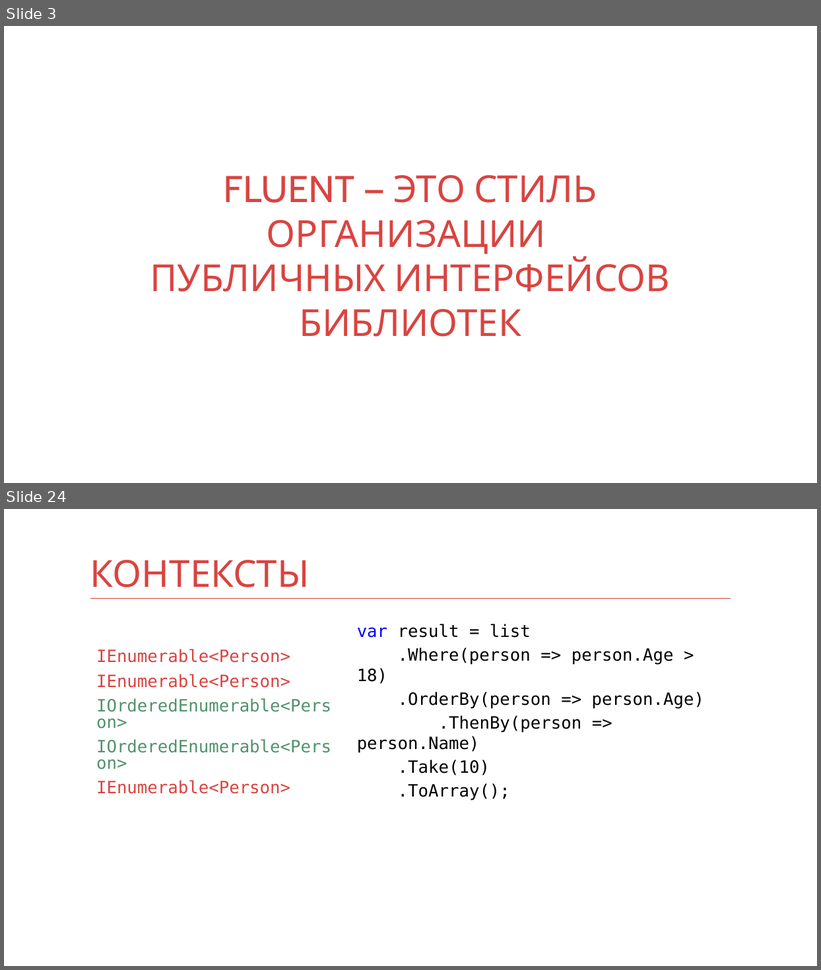
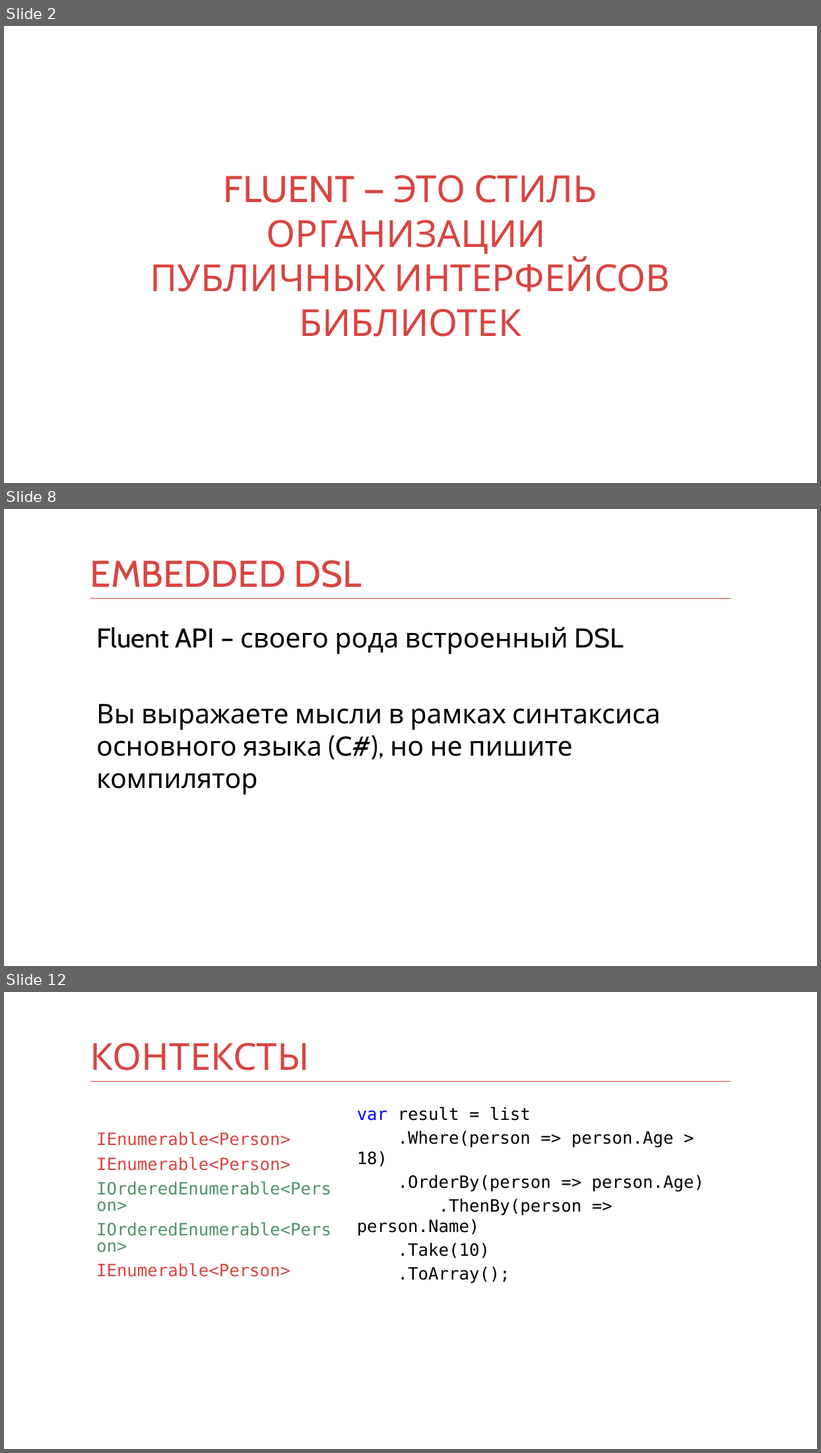
Before and after one commit to kontur-courses/fluent-api, a slide deck: fluent-api.pptx. Shown one above the other, each under a label of ours: slides 3 and 24 before the commit, slides 2, 8 and 12 after it; the slides between them are not shown. The pictures are 821x970 and 821x1453 pixels, drawn with LibreOffice and Linux fonts; fonts in the diff are those of the drawing. Boxes give left, top, right and bottom in pixels: in the first picture for what was removed or moved away, otherwise in the second. Text is boxed around its words. In the diff, an @@ line names an element or a change of style, - is before the commit and + after.

```diff
--- a/fluent-api.pptx
+++ b/fluent-api.pptx
@@ slide 8 added at (x1=4, y1=509, x2=817, y2=966), background #FFFFFF; not listed: 1 template element that a slide beside it also shows @@
@@ title added at (x1=90, y1=560, x2=362, y2=588), 44 pt, text #D94440 @@
+EMBEDDED DSL
@@ text added at (x1=96, y1=627, x2=661, y2=795), 32 pt, text #000000 @@
+Fluent API – своего рода встроенный DSL
+Вы выражаете мысли в рамках синтаксиса основного языка (C#), но не пишите компилятор
@@ what was slide 3 is now slide 2 @@
@@ what was slide 24 is now slide 12 @@
```
Also in this commit, not shown: 9 slides changed, 4 other slides added, 18 slides removed, 1 other file.
